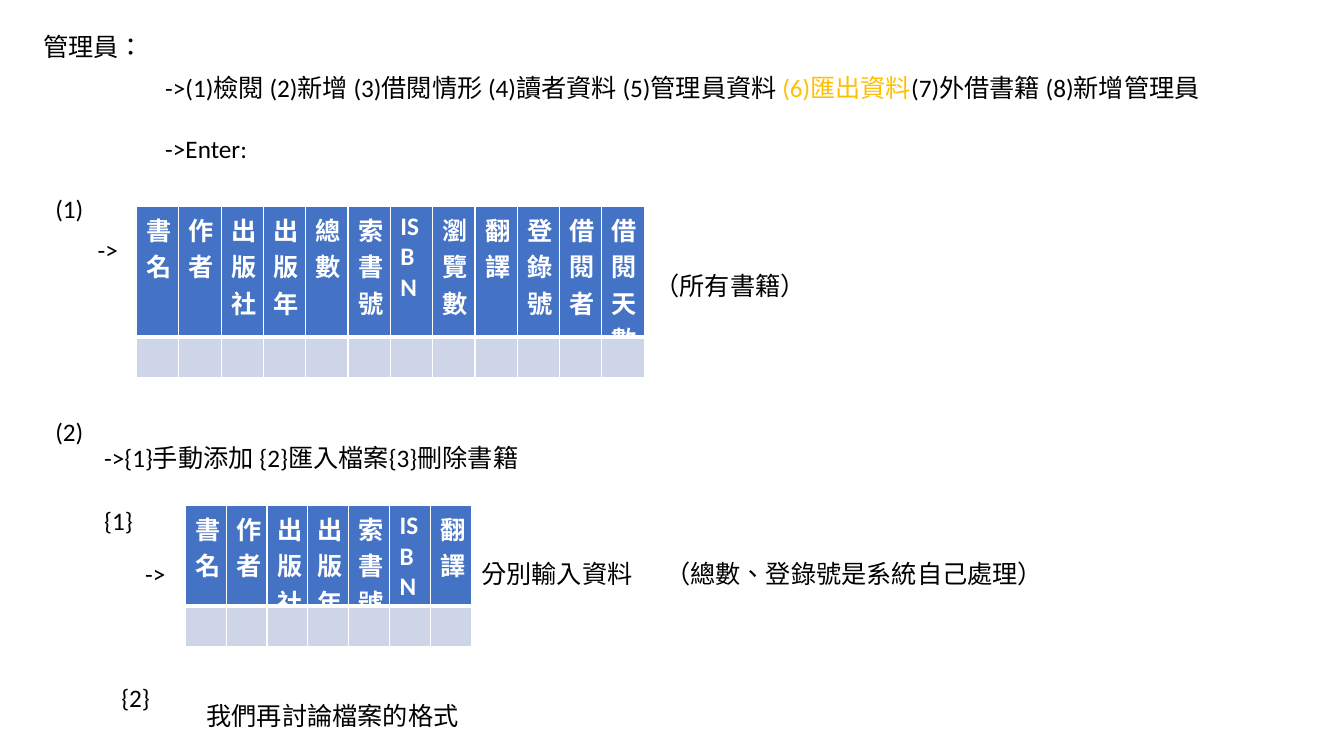
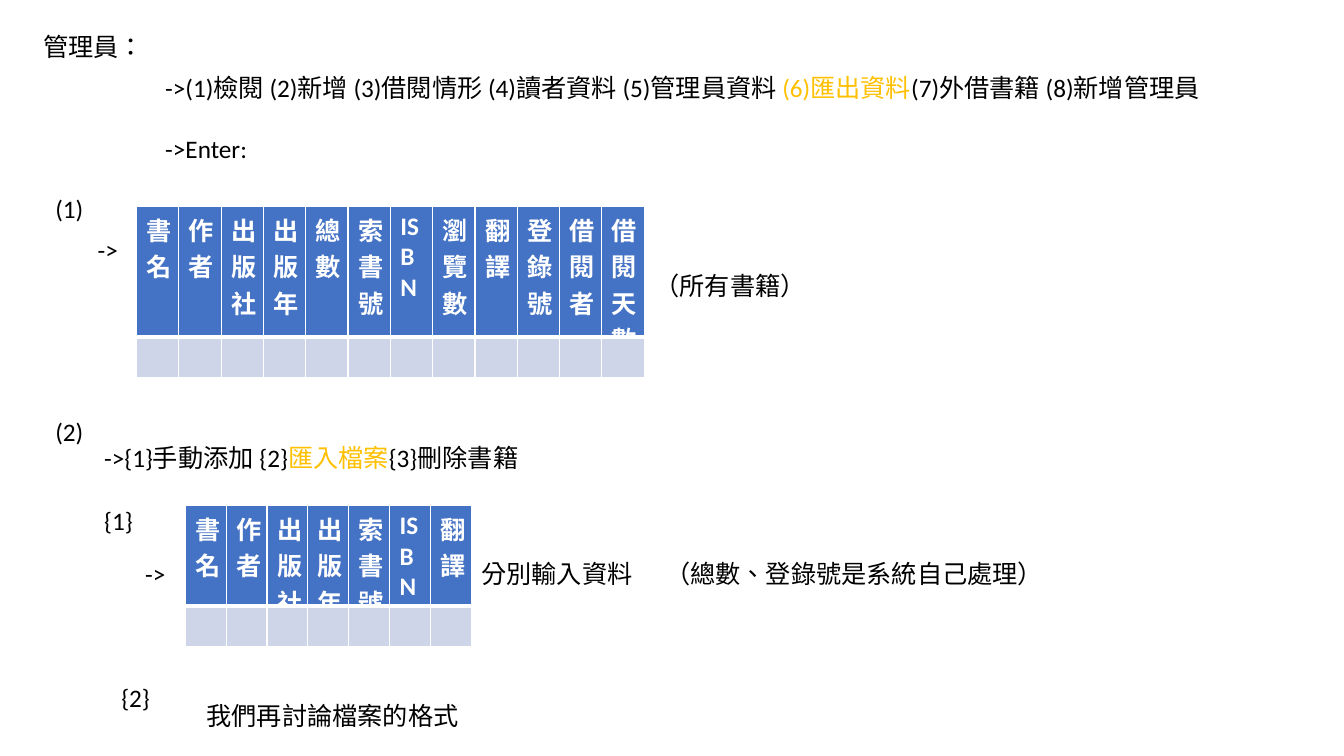
Before and after one commit to 1508leo/PD_Final_Project, a slide deck: slide 3 of outline.pptx. Drawn at 1344x756 pixels with LibreOffice and Linux fonts; fonts in the diff are those of the drawing. Boxes give left, top, right and bottom in pixels: in the first picture for what was removed or moved away, otherwise in the second. Text is boxed around its words. In the diff, an @@ line names an element or a change of style, - is before the commit and + after.

```diff
--- a/outline.pptx
+++ b/outline.pptx
@@ text "->{1}手動添加 {2}匯入檔案{3}刪除書籍" at (104, 447, 518, 471): text colour #000000 to #FFC000 in "{2}匯入檔案{3}刪除書籍" @@
```
Also in this commit, not shown: 2 other slides changed, 1 other file.
